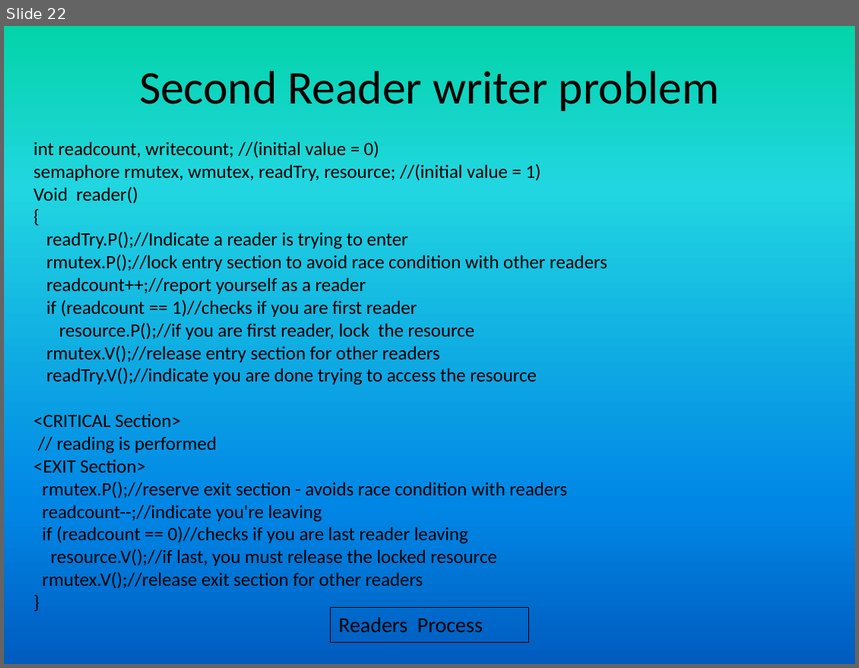
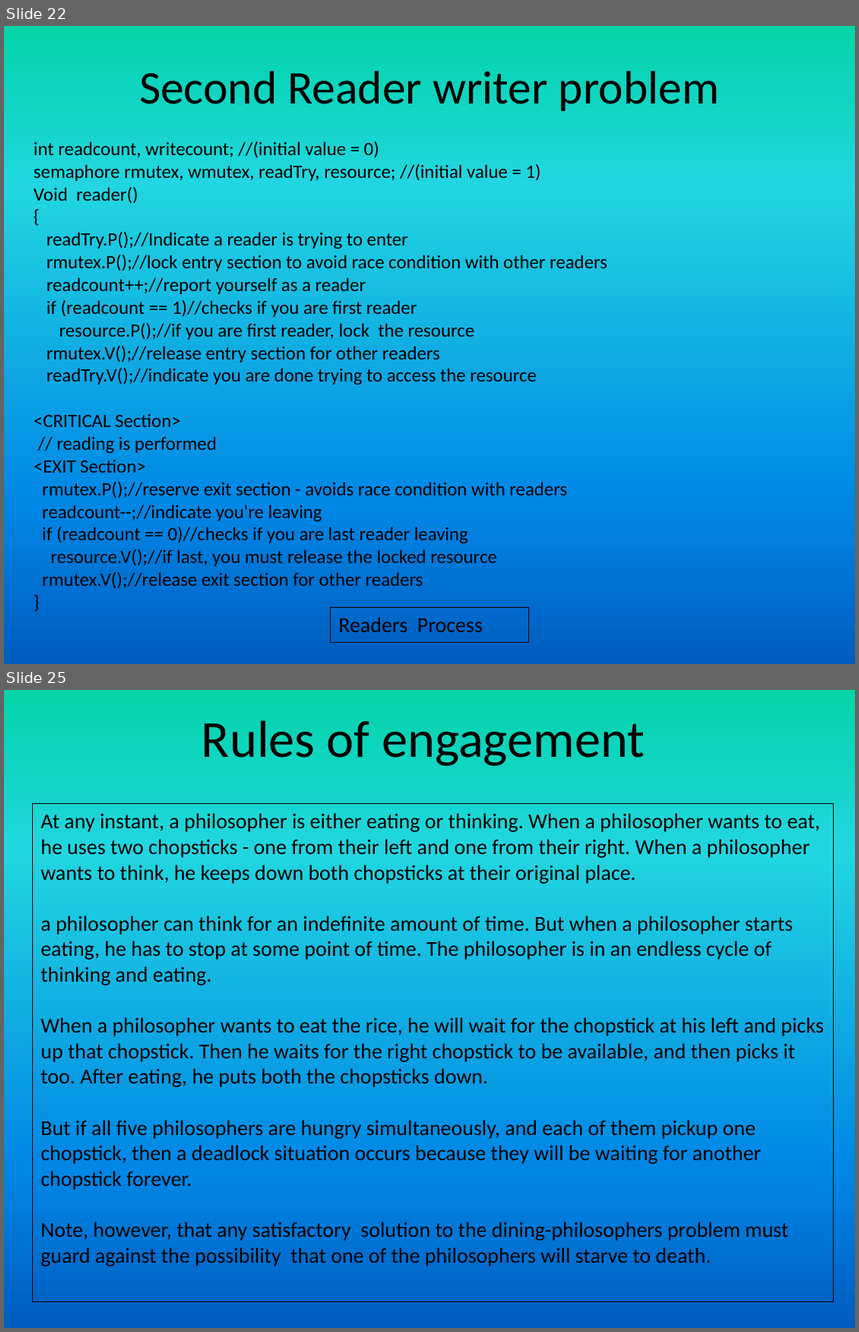
Before and after one commit to girishsukukumar/RTOS, a slide deck: RTOS-13 synchronization.pptx. Shown one above the other, each under a label of ours: slide 22 before the commit, slides 22 and 25 after it; the slides between them are not shown. The pictures are 859x668 and 859x1332 pixels, drawn with LibreOffice and Linux fonts; fonts in the diff are those of the drawing. Boxes give left, top, right and bottom in pixels: in the first picture for what was removed or moved away, otherwise in the second. Text is boxed around its words. In the diff, an @@ line names an element or a change of style, - is before the commit and + after.

```diff
--- a/RTOS-13 synchronization.pptx
+++ b/RTOS-13 synchronization.pptx
@@ slide 25 added at [4, 690, 855, 1328], background gradient #03D4A8 to #21D6E0 to #0087E6 to #005CBF @@
@@ title added at [202, 720, 645, 766], 44 pt, text #000000 @@
+Rules of engagement
@@ rectangle added at [32, 803, 834, 1302], outline #000000 0.75 pt, 18 pt, text #000000 @@
+At any instant, a philosopher is either eating or thinking. When a philosopher wants to eat, he uses two chopsticks - one from their left and one from their right. When a philosopher wants to think, he keeps down both chopsticks at their original place.
+a philosopher can think for an indefinite amount of time. But when a philosopher starts eating, he has to stop at some point of time. The philosopher is in an endless cycle of thinking and eating.
+When a philosopher wants to eat the rice, he will wait for the chopstick at his left and picks up that chopstick. Then he waits for the right chopstick to be available, and then picks it too. After eating, he puts both the chopsticks down.
+But if all five philosophers are hungry simultaneously, and each of them pickup one chopstick, then a deadlock situation occurs because they will be waiting for another chopstick forever.
+Note, however, that any satisfactory solution to the dining-philosophers problem must guard against the possibility that one of the philosophers will starve to death.
```
Also in this commit, not shown: 4 slides changed, 11 other slides added, 4 slides removed.
